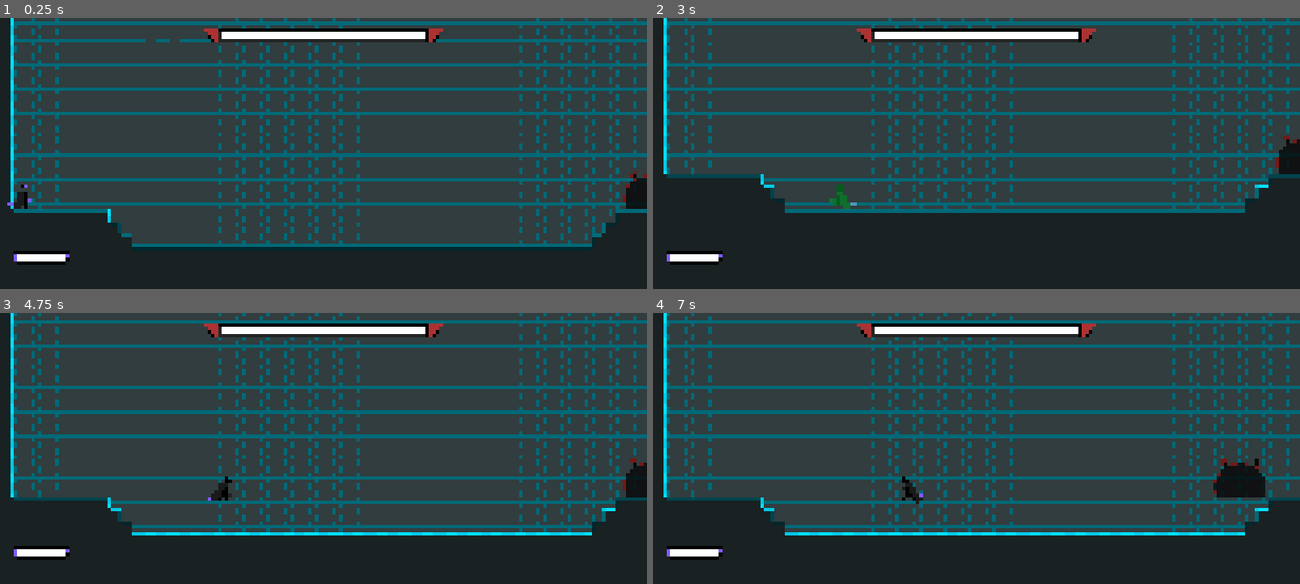
Above: before the commit, frames 1-4 (two rows, left to right).
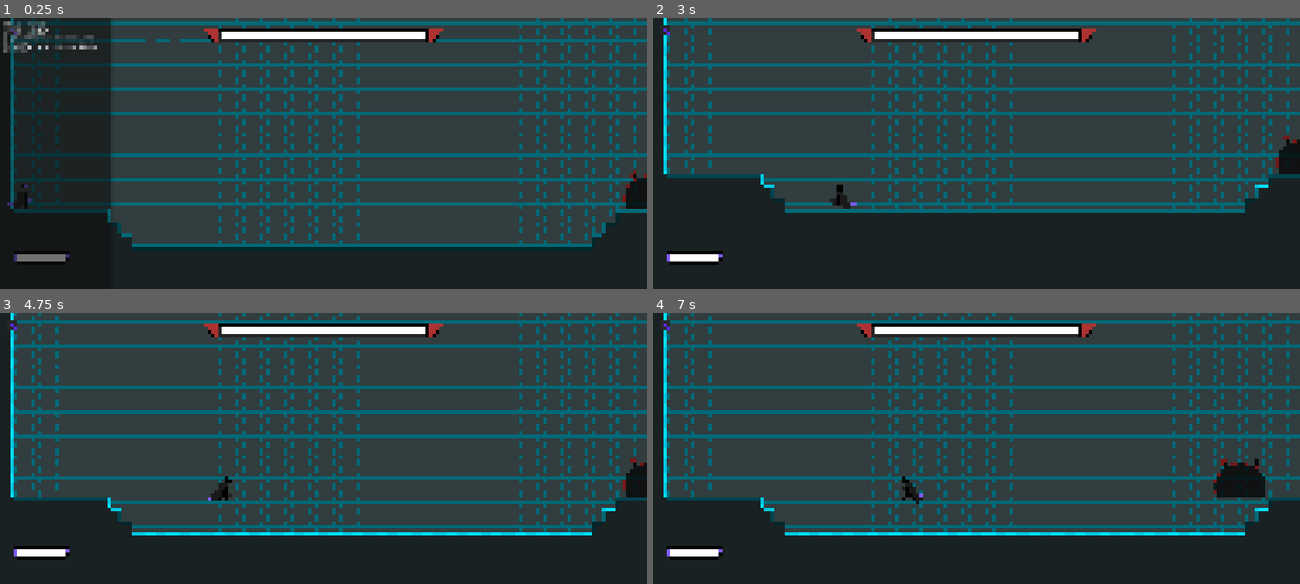
Above: after the commit, the same moments.

Repository: AnejMajnik/soulsvania
Game: Godot game, scene res://scenes/game.tscn
Same seed, same stepped clock (60 frames per second), same inputs: the game is played once before the commit and once after it.
Inputs (mouse positions are in pixels of both pictures, inside the frame that each line leads up to):
- Up to frame 1 (0.25 s): no input
- Up to frame 2 (3 s): click (665, 31) at 0.52 s; move the mouse to (1118, 139) at 1.27 s; hold D (move_right) 1.28-2.78 s; tap Shift (dash) at 1.35, 2.3 s; tap Space (jump) at 1.52, 2.27 s; move the mouse to (847, 167) at 2.02 s; click (847, 167) at 2.1 s; move the mouse to (1041, 93) at 2.77 s; hold A (move_left) from 2.78 s (still down); right-click (1041, 93) at 2.85 s
- Up to frame 3 (4.75 s): tap Shift (dash) at 3.05, 3.6, 4.35 s; move the mouse to (291, 502) at 3.52 s; release A (move_left) at 3.53 s; hold D (move_right) from 3.53 s (still down); tap Space (jump) at 3.77, 4.52 s; move the mouse to (517, 489) at 4.27 s
- Up to frame 4 (7 s): move the mouse to (782, 407) at 5.02 s; release D (move_right) at 5.03 s; hold A (move_left) 5.03-5.78 s; click (782, 407) at 5.1 s; tap Space (jump) at 5.27, 6.77 s; tap Shift (dash) at 5.3, 6.05, 6.6 s; move the mouse to (1008, 448) at 5.77 s; hold D (move_right) 5.78-6.53 s; right-click (1008, 448) at 5.85 s; move the mouse to (879, 380) at 6.52 s; hold A (move_left) from 6.53 s (still down)

The runs differ from the first frame. In frame 1, 11% of the frame differs, in the area x 0-18%, y 0-90%; in frame 2, 0.2%; in frame 3, less than 0.1%; in frame 4, less than 0.1%.

Commit message:
Added controls pop up

Diff:
--- a/scenes/bosses/slime_boss.tscn
+++ b/scenes/bosses/slime_boss.tscn
@@ -929,7 +929,7 @@
 metadata/_custom_type_script = "uid://bt027fcrq1hh2"
 
 [node name="TelegraphTimer" type="Timer" parent="StateMachine/Attack/AttackStateMachine/DashAttack" unique_id=1138907610]
-wait_time = 0.6
+wait_time = 0.75
 one_shot = true
 
 [node name="BeamAttack" type="Node" parent="StateMachine/Attack/AttackStateMachine" unique_id=735258066]
--- /dev/null
+++ b/scenes/controls_popup.tscn
@@ -0,0 +1,45 @@
+[gd_scene format=3 uid="uid://43g2hyrnsshf"]
+
+[ext_resource type="Script" uid="uid://b5nluv1nlieju" path="res://scripts/controls_popup.gd" id="1_gf7on"]
+[ext_resource type="FontFile" uid="uid://l0dpi06th2iv" path="res://assets/fonts/PixelOperator8.ttf" id="2_6mec6"]
+
+[node name="ControlsPopup" type="PopupPanel" unique_id=694702557]
+oversampling_override = 1.0
+size = Vector2i(600, 300)
+visible = true
+script = ExtResource("1_gf7on")
+
+[node name="MarginContainer" type="MarginContainer" parent="." unique_id=1952421185]
+offset_left = 4.0
+offset_top = 4.0
+offset_right = 596.0
+offset_bottom = 296.0
+theme_override_constants/margin_left = 20
+theme_override_constants/margin_top = 20
+theme_override_constants/margin_right = 20
+theme_override_constants/margin_bottom = 20
+
+[node name="VBoxContainer" type="VBoxContainer" parent="MarginContainer" unique_id=961150368]
+layout_mode = 2
+
+[node name="ControlsLabel" type="RichTextLabel" parent="MarginContainer/VBoxContainer" unique_id=2045790364]
+layout_mode = 2
+theme_override_fonts/normal_font = ExtResource("2_6mec6")
+theme_override_font_sizes/normal_font_size = 24
+text = "Move - WASD
+Jump - Space
+Dash - Shift
+Light Attack - Mouse Left Button
+Heavy Attack - Mouse Right Button"
+fit_content = true
+
+[node name="Spacer" type="Control" parent="MarginContainer/VBoxContainer" unique_id=958303557]
+layout_mode = 2
+size_flags_vertical = 3
+
+[node name="CloseButton" type="Button" parent="MarginContainer/VBoxContainer" unique_id=115103932]
+layout_mode = 2
+size_flags_vertical = 8
+theme_override_fonts/font = ExtResource("2_6mec6")
+theme_override_font_sizes/font_size = 24
+text = "Close"
--- a/scenes/game.tscn
+++ b/scenes/game.tscn
@@ -1,9 +1,11 @@
 [gd_scene format=4 uid="uid://c8pqaih5ot3k3"]
 
+[ext_resource type="Script" uid="uid://dj3dkrlhdb36k" path="res://scripts/game.gd" id="1_p57ef"]
 [ext_resource type="PackedScene" uid="uid://d0x36rwurp4fl" path="res://scenes/player.tscn" id="1_uwrxv"]
 [ext_resource type="Texture2D" uid="uid://b3qav2l5fg04y" path="res://assets/spritesheets/environment_tileset.png" id="3_iywne"]
 [ext_resource type="PackedScene" uid="uid://d33rjm6dowqng" path="res://scenes/ui.tscn" id="4_lbhrr"]
 [ext_resource type="PackedScene" uid="uid://c0qixl2rd6ow" path="res://scenes/bosses/slime_boss.tscn" id="5_iywne"]
+[ext_resource type="PackedScene" uid="uid://43g2hyrnsshf" path="res://scenes/controls_popup.tscn" id="5_p57ef"]
 
 [sub_resource type="TileSetAtlasSource" id="TileSetAtlasSource_p57ef"]
 texture = ExtResource("3_iywne")
@@ -46,6 +48,7 @@
 sources/0 = SubResource("TileSetAtlasSource_u5sy4")
 
 [node name="Game" type="Node2D" unique_id=1403073699]
+script = ExtResource("1_p57ef")
 
 [node name="Foreground" type="TileMapLayer" parent="." unique_id=456991214 groups=["foreground"]]
 tile_map_data = PackedByteArray("AAD5/wQAAgAHAAkAAAD6/wQAAgAHAAkAAAD7/wQAAgAHAAkAAAD8/wQAAgAHAAkAAAD9/wQAAgAHAAkAAAD+/w …(19664 unchanged characters)…
@@ -72,3 +75,5 @@
 position = Vector2(399, -24)
 
 [node name="UI" parent="." unique_id=1589509925 instance=ExtResource("4_lbhrr")]
+
+[node name="ControlsPopup" parent="." unique_id=694702557 instance=ExtResource("5_p57ef")]
--- a/scenes/player.tscn
+++ b/scenes/player.tscn
@@ -805,7 +805,7 @@
 
 [sub_resource type="Animation" id="Animation_ur7pv"]
 resource_name = "idle"
-length = 0.6
+length = 0.8
 loop_mode = 1
 step = 0.2
 tracks/0/type = "value"
@@ -1085,7 +1085,7 @@
 
 [node name="DashCooldown" type="Timer" parent="Timers" unique_id=737137251]
 unique_name_in_owner = true
-wait_time = 1.5
+wait_time = 2.0
 one_shot = true
 
 [node name="SlowDownTimer" type="Timer" parent="Timers" unique_id=1466789359]
--- a/scenes/ui.tscn
+++ b/scenes/ui.tscn
@@ -4,6 +4,7 @@
 [ext_resource type="Texture2D" uid="uid://bv3aalmd2vy0j" path="res://assets/spritesheets/boss_health.png" id="1_x4jx1"]
 [ext_resource type="PackedScene" uid="uid://crhws7x3eyarf" path="res://scenes/health_bar/health_bar.tscn" id="2_yev5y"]
 [ext_resource type="Texture2D" uid="uid://lis5246x7emm" path="res://assets/spritesheets/player_health.png" id="3_yev5y"]
+[ext_resource type="Texture2D" uid="uid://dwfcd7gxtsgp7" path="res://assets/ui/questionmark.png" id="5_wm3ai"]
 
 [node name="UI" type="CanvasLayer" unique_id=765572308]
 script = ExtResource("1_gdt2y")
@@ -61,3 +62,14 @@
 offset_right = 277.0
 offset_bottom = -10.0
 grow_vertical = 0
+
+[node name="ControlsButton" type="TextureButton" parent="Control" unique_id=1628669469]
+layout_mode = 1
+offset_left = 30.0
+offset_top = 30.0
+offset_right = 126.0
+offset_bottom = 126.0
+focus_mode = 0
+texture_normal = ExtResource("5_wm3ai")
+
+[connection signal="pressed" from="Control/ControlsButton" to="." method="_on_controls_button_pressed"]
--- /dev/null
+++ b/scripts/controls_popup.gd
@@ -0,0 +1,16 @@
+extends PopupPanel
+
+func _ready():
+	process_mode = Node.PROCESS_MODE_ALWAYS
+	popup_hide.connect(_on_popup_hide)
+	$MarginContainer/VBoxContainer/CloseButton.pressed.connect(_on_close_pressed)
+
+func _on_close_pressed():
+	hide()  # triggers popup_hide automatically
+
+func _on_popup_hide():
+	get_tree().paused = false
+
+func open():
+	get_tree().paused = true
+	popup_centered(Vector2(600, 300))
--- /dev/null
+++ b/scripts/game.gd
@@ -0,0 +1,7 @@
+extends Node2D
+
+func _ready() -> void:
+	$UI.controls_requested.connect(_on_controls_requested)
+
+func _on_controls_requested():
+	$ControlsPopup.open()
--- a/scripts/player.gd
+++ b/scripts/player.gd
@@ -54,7 +54,7 @@
 
 func slow_down() -> void:
 	current_speed = SPEED/2
-	if animation_player.current_animation == "move":
+	if animation_player.current_animation == "run":
 		animation_player.speed_scale = 0.5
 
 	slow_down_timer.start()
@@ -69,7 +69,7 @@
 	tween.tween_method(_set_flash, 1.0, 0.0, 0.2)
 
 func flash_dash_available() -> void:
-	animated_sprite.material.set_shader_parameter("flash_color", Color(0.0, 1.0, 0.3, 1.0))
+	animated_sprite.material.set_shader_parameter("flash_color", Color(0.006, 0.941, 0.991, 1.0))
 	animated_sprite.material.set_shader_parameter("flash_opacity", 0.5)
 	var tween = create_tween()
 	tween.tween_method(_set_flash, 1.0, 0.0, 0.5)
--- a/scripts/slime_boss/states/dash_attack.gd
+++ b/scripts/slime_boss/states/dash_attack.gd
@@ -16,7 +16,7 @@
 var current_state: Substate
 
 var checking_ray: RayCast2D
-var recovery_time: float = 0.6
+var recovery_time: float = 0.7
 var direction: int
 
 func enter_state() -> void:
--- a/scripts/slime_boss/states/rain_attack.gd
+++ b/scripts/slime_boss/states/rain_attack.gd
@@ -32,7 +32,7 @@
 # Fly
 var fly_height: int = 200
 var direction: int = -1
-var target_bounces: int = 4
+var target_bounces: int = 6
 var bounces: int = 0
 
 func enter_state() -> void:
--- a/scripts/ui.gd
+++ b/scripts/ui.gd
@@ -2,6 +2,8 @@
 
 @onready var enemy_health_bar: ProgressBar = %EnemyHealthBar
 @onready var player_health_bar: ProgressBar = %PlayerHealthBar
+
+signal controls_requested
 
 func _ready() -> void:
 	Autoload.ui_node = self
@@ -21,3 +23,7 @@
 	player_health_bar.max_value = max
 	player_health_bar.damage_bar.max_value = max
 	player_health_bar.health = current
+
+
+func _on_controls_button_pressed() -> void:
+	controls_requested.emit()
Binary file added: assets/ui/questionmark.png
Not shown, added: assets/ui/questionmark.png.import
Not shown, added: scripts/controls_popup.gd.uid
Not shown, added: scripts/game.gd.uid
